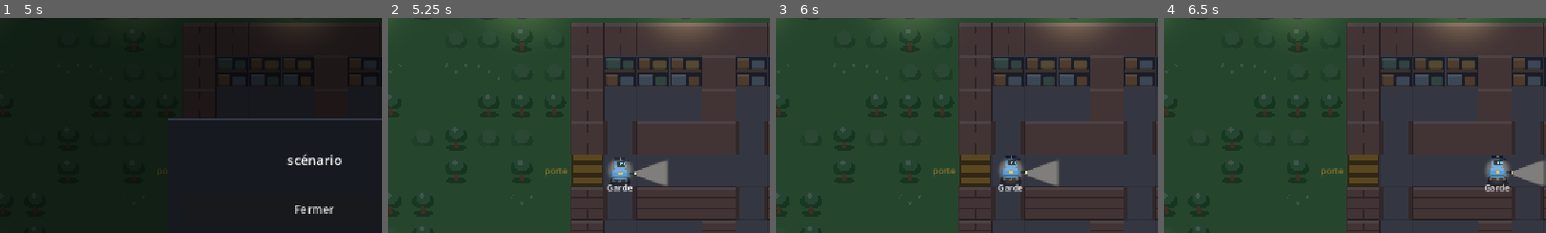
Above: before the commit, frames 1-4 (left to right).
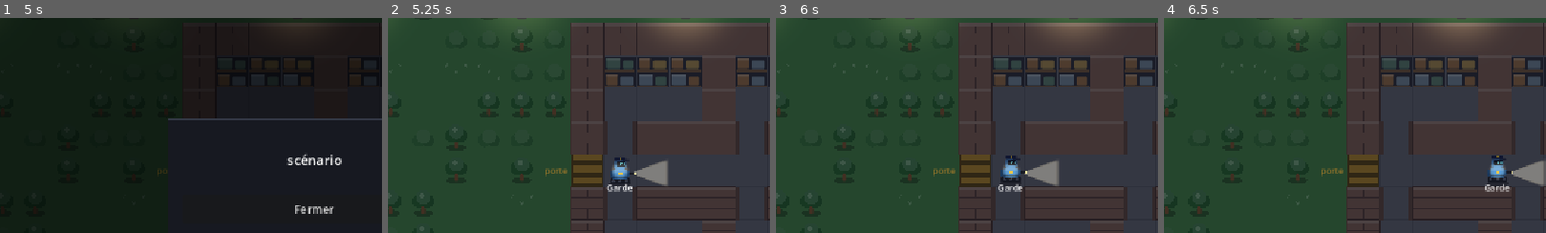
Above: after the commit, the same moments.

Repository: YohanPoirier/jeu_securite
Game: Godot game, scene res://main.tscn
Two runs of this game, one before a commit and one after it. Both use one fixed random seed, a clock stepped at 60 frames per second and the inputs below.
Inputs (mouse positions are % of the whole screen's width and height, from its top left):
- Up to frame 1 (5 s): click "Nouvelle attaque ▾" at 0.5 s; click "Nouvelle attaque ▾" at 1.25 s; click "▶ Lancer" at 2 s; click "■ Arrêter" at 2.75 s; click (46, 95) at 3.52 s; click "▤ Sorties" at 4.25 s
- Up to frame 2 (5.25 s): click "Fermer" at 5 s
- Up to frame 3 (6 s): click "▶ Lancer" at 5.75 s
- Up to frame 4 (6.5 s): no input
The pictures show only the part of the screen within x 9-59%, y 13-63%; the shares and areas given below are measured in that part.

Frame 1 is identical in both runs. In frame 2, 0.4% of the frame differs, in the area x 57-64%, y 64-77%; in frame 3, 0.4%; in frame 4, 0.4%.

Commit message:
Vigile du côté éclairé de la case, intrus dans l'ombre
Co-Authored-By: Claude Sonnet 5.5 <noreply@anthropic.com>
Claude-Session: https://claude.ai/code/session_01Qn8oNbxsrQNPS2EWgssgFJ

Diff:
--- a/scripts/rail_view.gd
+++ b/scripts/rail_view.gd
@@ -68,7 +68,7 @@
 		float cone = (1.0 - smoothstep(hw * 0.65, hw, across))
 			* smoothstep(-cell * 0.03, cell * 0.04, along)
 			* (1.0 - smoothstep(len * 0.80, len, along));
-		float halo = 1.0 - smoothstep(cell * 0.16, cell * 0.46, length(p - body[i]));
+		float halo = 1.0 - smoothstep(cell * 0.10, cell * 0.30, length(p - body[i]));
 		light = max(light, max(cone * 0.92, halo * 0.75));
 	}
 	for (int j = 0; j < 32; j++) {
@@ -146,6 +146,14 @@
 	var out: Dictionary = {}
 	for key in by_cell:
 		var ids: Array = by_cell[key]
+		# le vigile se range du côté éclairé (devant lui) : les intrus restent derrière, dans l'ombre
+		var guards: Array = ids.filter(func(k): return k.begins_with("r"))
+		var others: Array = ids.filter(func(k): return not k.begins_with("r"))
+		var f := 1
+		for rb in world.robots:
+			if "r" + str(rb.id) == guards[0] if guards.size() > 0 else false:
+				f = rb.facing
+		ids = others + guards if f >= 0 else guards + others
 		var n := ids.size()
 		for idx in n:
 			var off := Vector2.ZERO
@@ -550,7 +558,7 @@
 				continue
 			var c: Vector2 = _robot_pos(lay, rb, slots)
 			var f := float(rb.facing)
-			pos.append(c + Vector2(f * cell * 0.42, cell * 0.08))
+			pos.append(c + Vector2(f * cell * 0.42 * _slot(slots, "r" + str(rb.id)).sc, cell * 0.08))
 			dirs.append(Vector2(f, 0.0))
 			bodies.append(c)
 	var n := pos.size()
